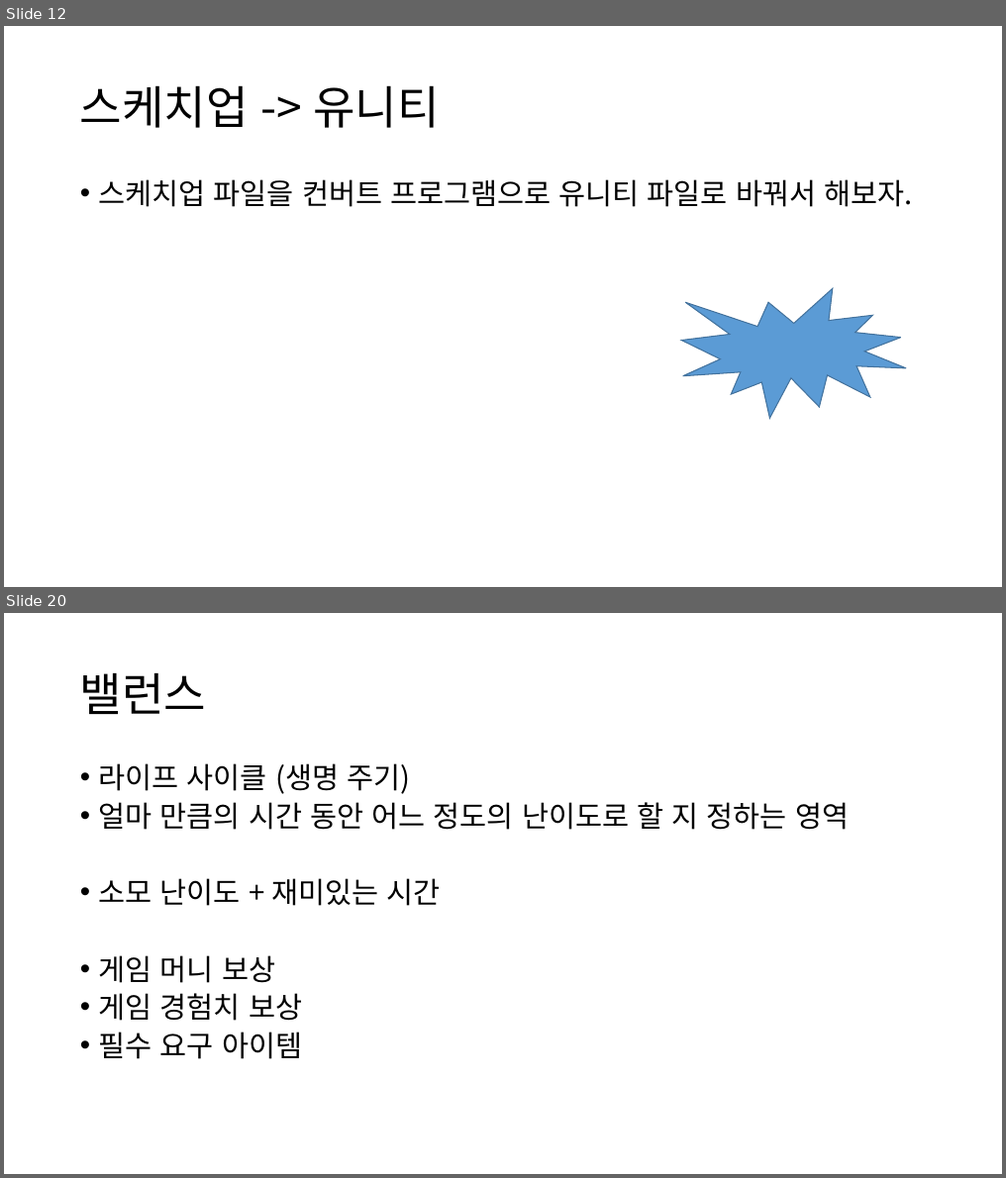
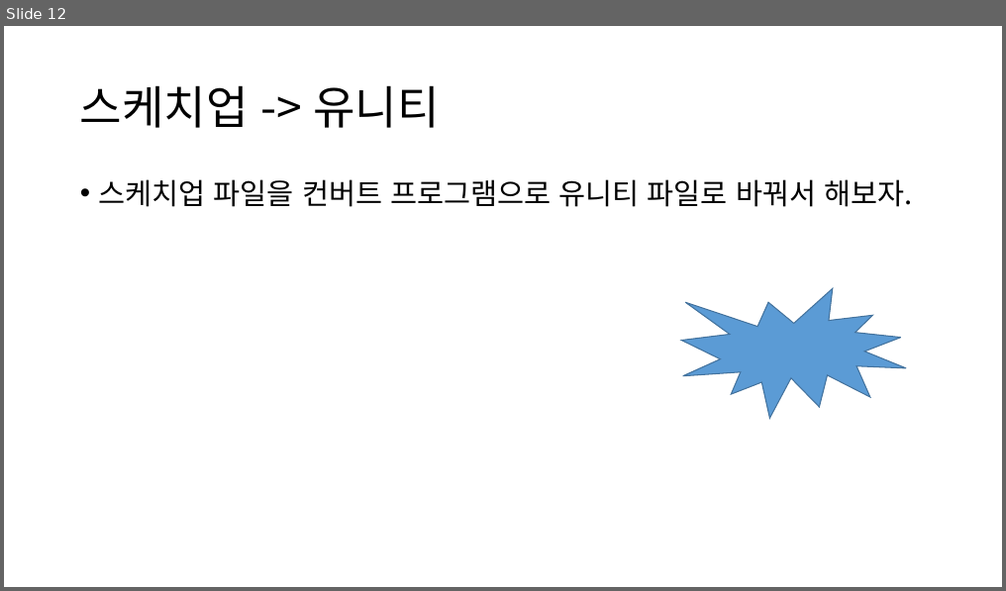
Before and after one commit to ysooj/Gihoek_6, a slide deck: (6.24) .pptx. Shown one above the other, each under a label of ours: slides 12 and 20 before the commit, slide 12 after it; the slides between them are not shown. The pictures are 1006x1178 and 1006x591 pixels, drawn with LibreOffice and Linux fonts; fonts in the diff are those of the drawing. Boxes give left, top, right and bottom in pixels: in the first picture for what was removed or moved away, otherwise in the second. Text is boxed around its words. In the diff, an @@ line names an element or a change of style, - is before the commit and + after.

```diff
--- a/(6.24) .pptx
+++ b/(6.24) .pptx
@@ slide 20 removed at (4, 613, 1002, 1174), background #FFFFFF @@
@@ title removed at (80, 673, 206, 714) @@
-밸런스
@@ text removed at (99, 763, 848, 1059) @@
-• 라이프 사이클 (생명 주기)
-• 얼마 만큼의 시간 동안 어느 정도의 난이도로 할 지 정하는 영역
-• 소모 난이도 + 재미있는 시간
-• 게임 머니 보상
-• 게임 경험치 보상
-• 필수 요구 아이템
```
Also in this commit, not shown: 22 other slides removed, 1 other file.
